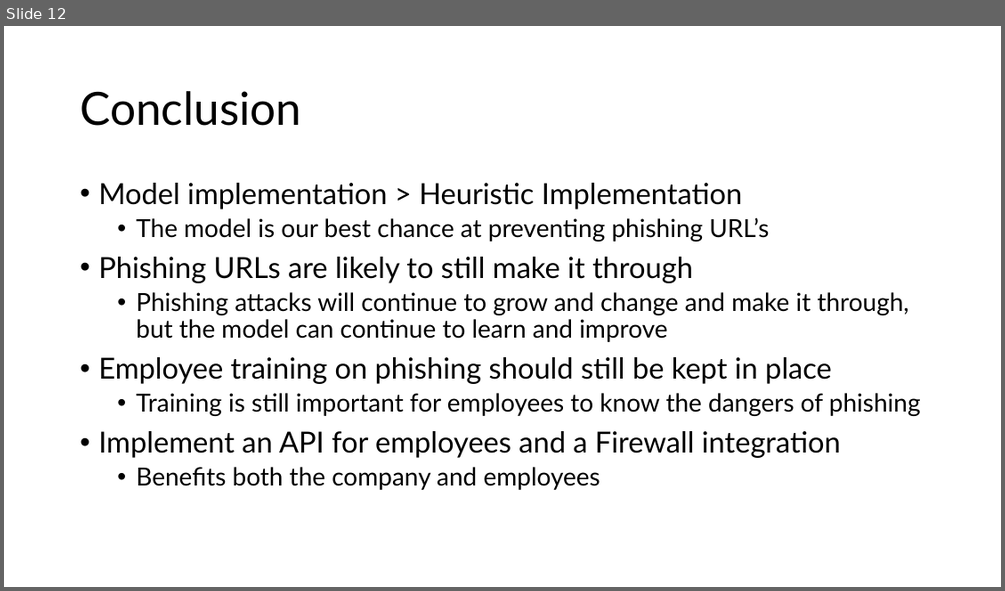
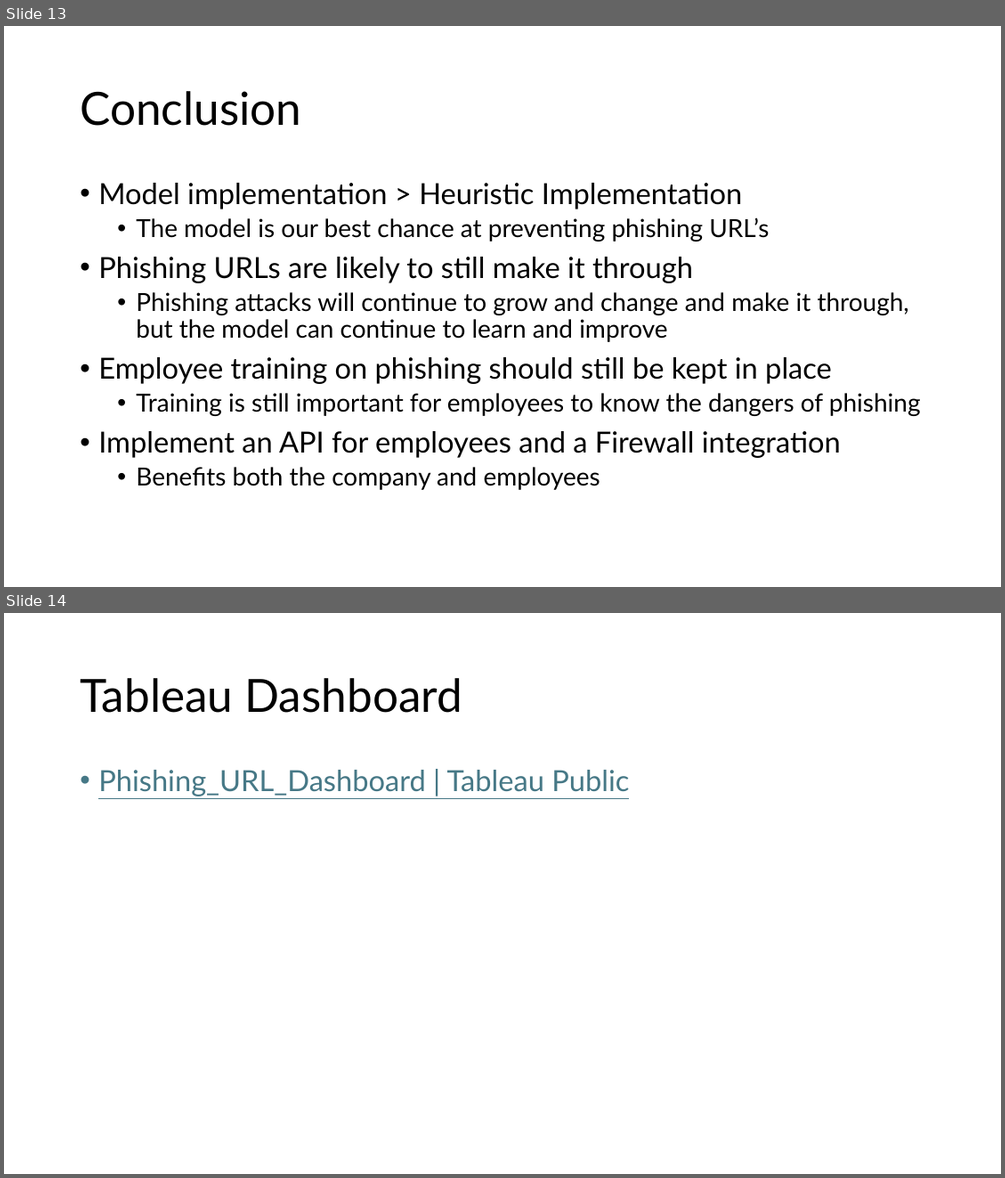
Before and after one commit to bluenets126/DSCapstone_PhishingURL, a slide deck: Docs/Detecting_Phishing_URL’s.pptx. Shown one above the other, each under a label of ours: slide 12 before the commit, slides 13 and 14 after it. The pictures are 1005x591 and 1005x1178 pixels, drawn with LibreOffice and Linux fonts; fonts in the diff are those of the drawing. Boxes give left, top, right and bottom in pixels: in the first picture for what was removed or moved away, otherwise in the second. Text is boxed around its words. In the diff, an @@ line names an element or a change of style, - is before the commit and + after.

```diff
--- a/Docs/Detecting_Phishing_URL’s.pptx
+++ b/Docs/Detecting_Phishing_URL’s.pptx
@@ slide 14 added at [4,613,1001,1174], background #FFFFFF @@
@@ title added at [80,678,463,713], 44 pt, text #000000 @@
+Tableau Dashboard
@@ text added at [98,770,629,796], 28 pt, text #467886, underline @@
+• Phishing_URL_Dashboard | Tableau Public
@@ what was slide 12 is now slide 13 @@
```
Also in this commit, not shown: 7 slides changed, 1 other slide added.
